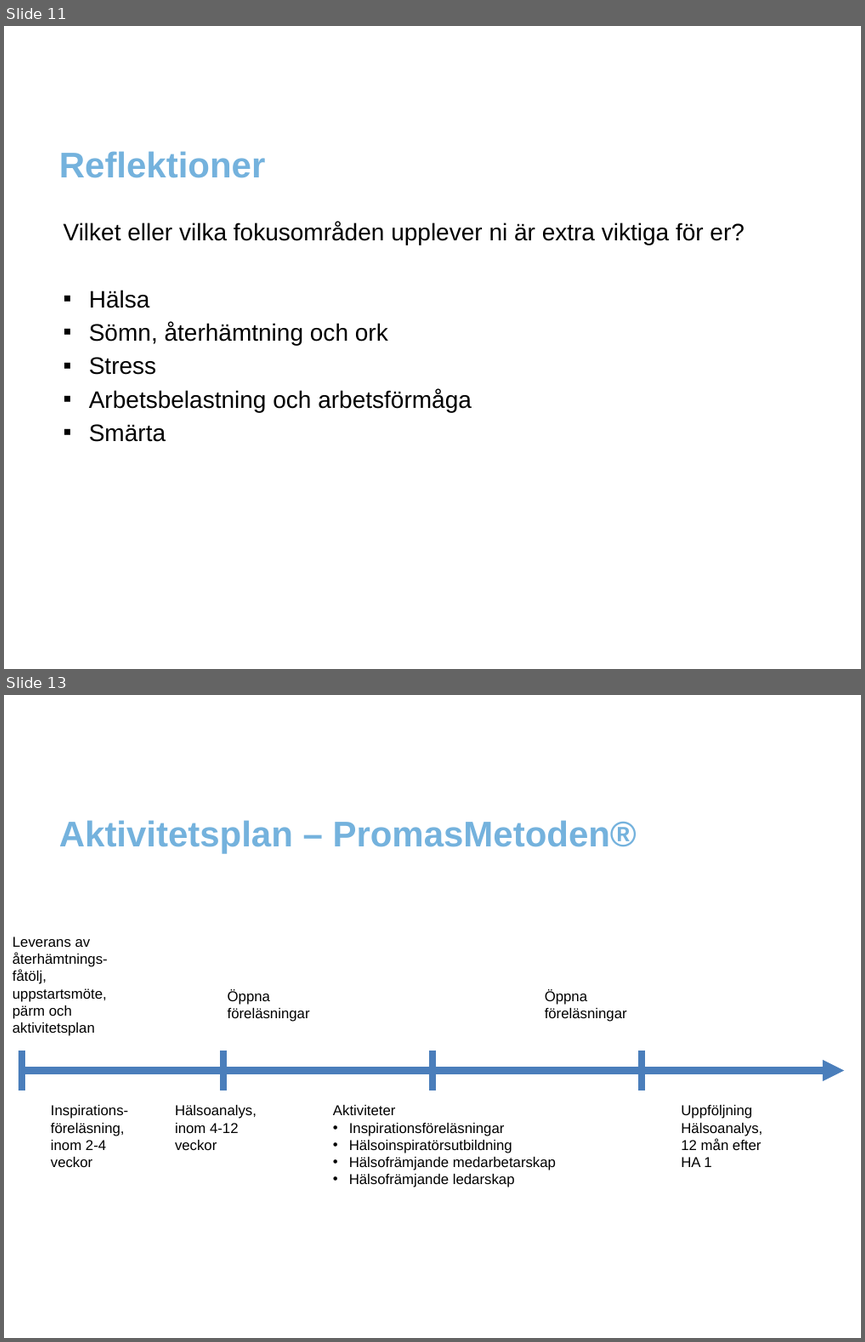
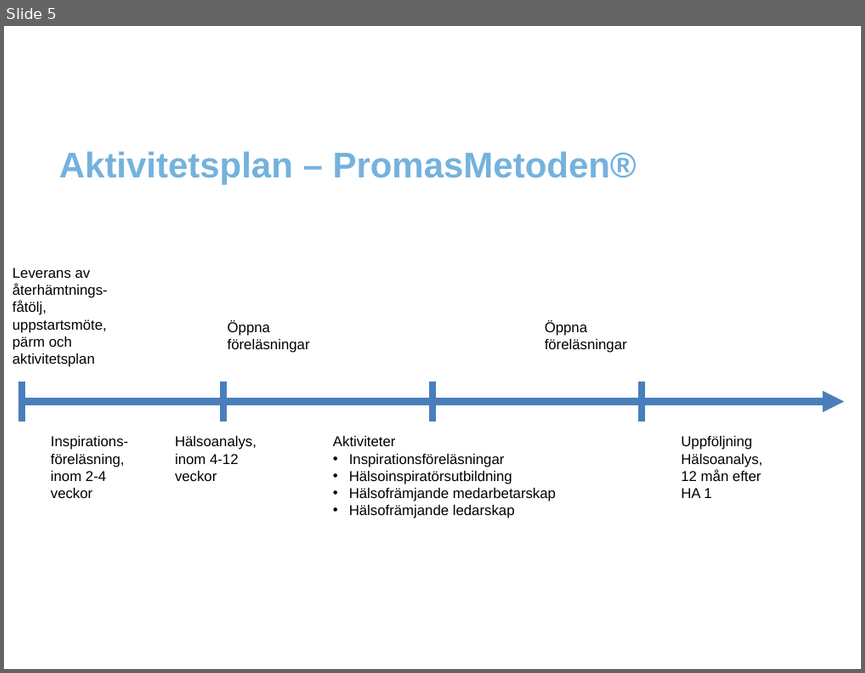
Before and after one commit to jenevieve18/hw, a slide deck: contrib/HW.EForm.Report/templates/Promas template.pptx. Shown one above the other, each under a label of ours: slides 11 and 13 before the commit, slide 5 after it; the slides between them are not shown. The pictures are 865x1342 and 865x673 pixels, drawn with LibreOffice and Linux fonts; fonts in the diff are those of the drawing; background and template pictures are left out. Boxes give left, top, right and bottom in pixels: in the first picture for what was removed or moved away, otherwise in the second. Text is boxed around its words. In the diff, an @@ line names an element or a change of style, - is before the commit and + after.

```diff
--- a/contrib/HW.EForm.Report/templates/Promas template.pptx
+++ b/contrib/HW.EForm.Report/templates/Promas template.pptx
@@ slide 11 removed at [4, 26, 861, 669], background #FFFFFF @@
@@ text removed at [59, 151, 266, 178] @@
-Reflektioner
@@ text removed at [64, 222, 744, 244] @@
-Vilket eller vilka fokusområden upplever ni är extra viktiga för er?
@@ text removed at [89, 290, 472, 442] @@
-  ▪ Hälsa
-  ▪ Sömn, återhämtning och ork
-  ▪ Stress
-  ▪ Arbetsbelastning och arbetsförmåga
-  ▪ Smärta
@@ what was slide 13 is now slide 5 @@
```
Also in this commit, not shown: 7 other slides removed, 10 other files.
